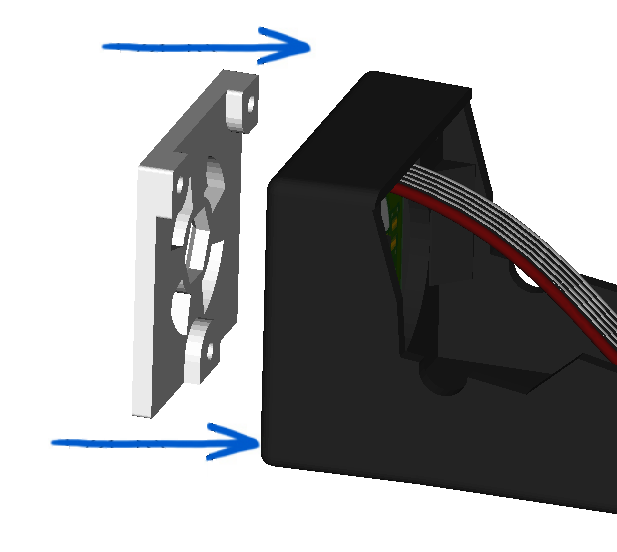
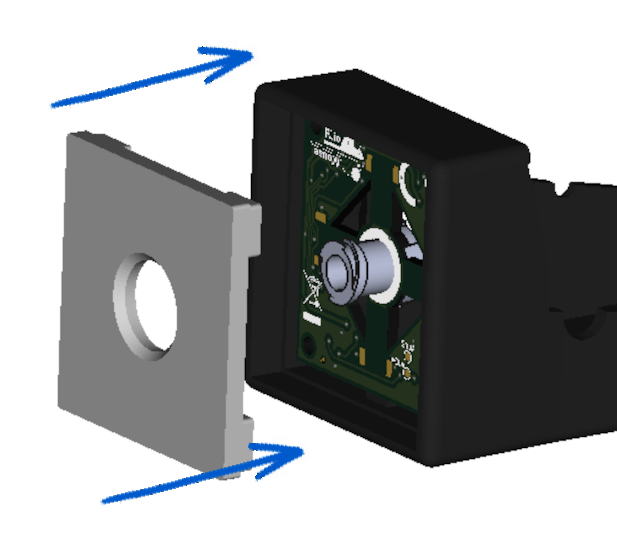
Layer changes from the first 617 × 552 image to the second:
renamed "Pasted Layer" to "Pasted Layer #2", painted on it over [47, 26, 316, 509]
renamed "s8p2.png" to "Pasted Layer #1", painted on it over [47, 26, 617, 514]
